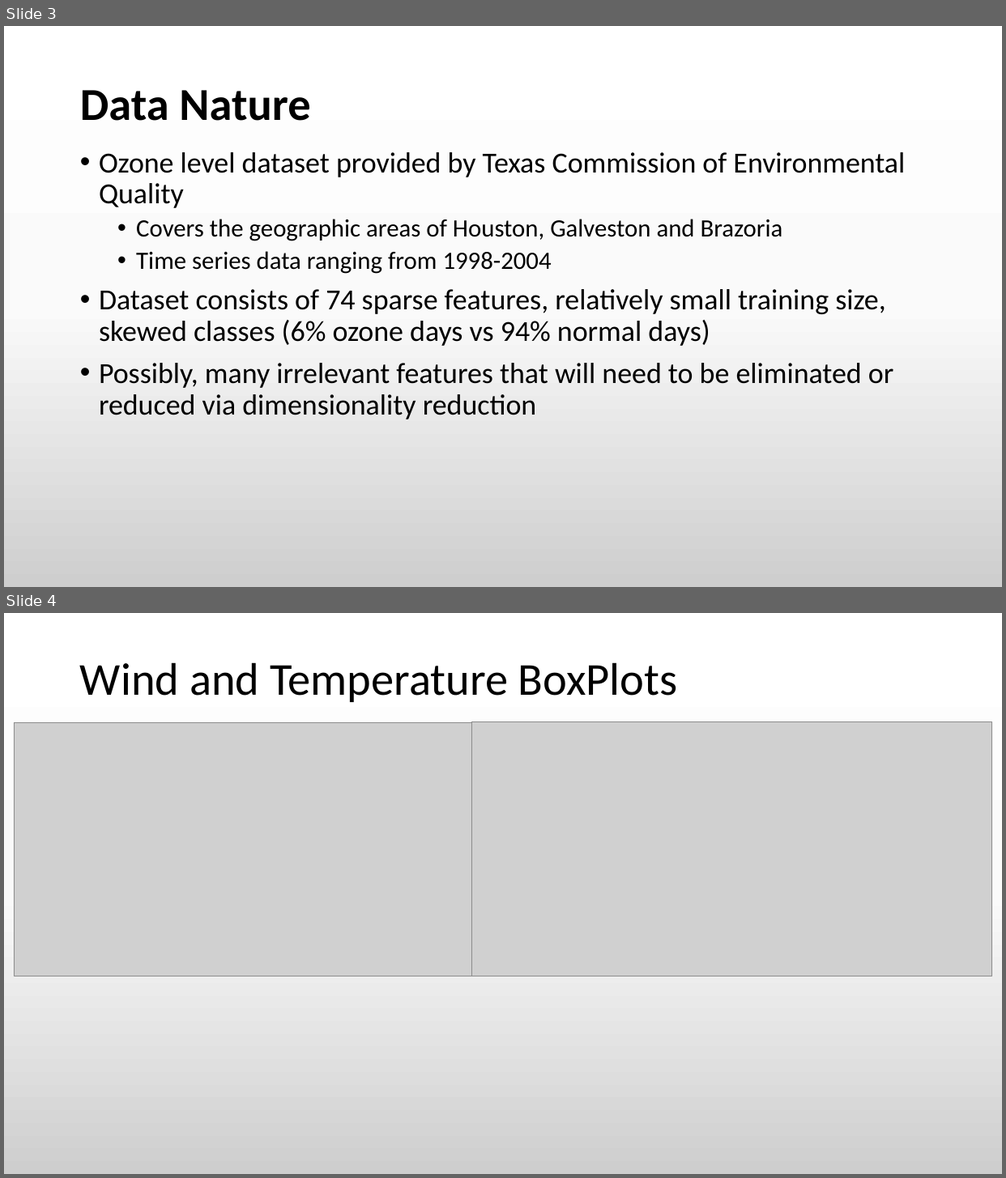
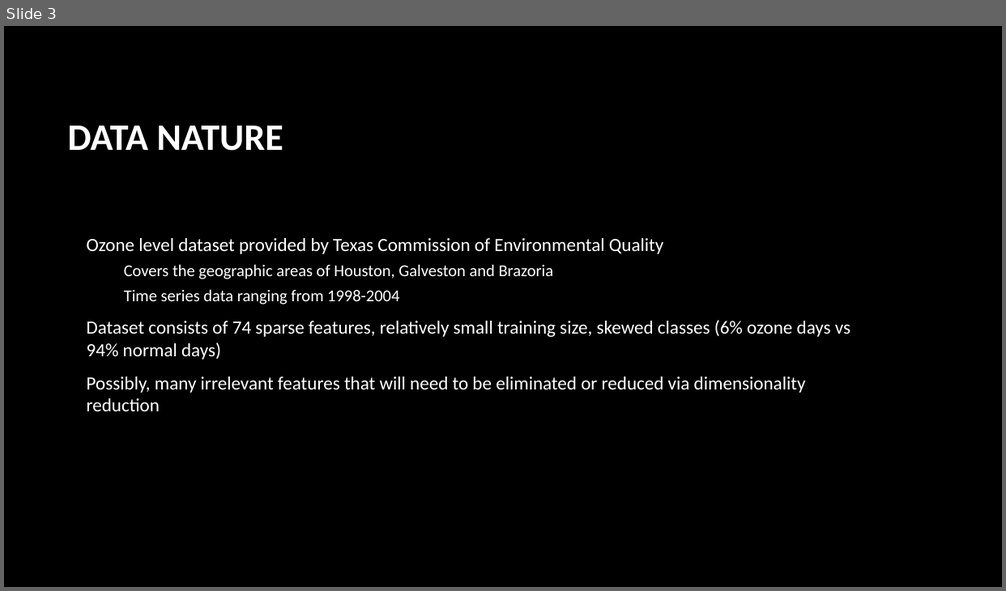
Before and after one commit to LilInformat/UofT-3253-OzoneAnalysis, a slide deck: Ozone Days Forecasting.pptx. Shown one above the other, each under a label of ours: slides 3 and 4 before the commit, slide 3 after it. The pictures are 1006x1178 and 1006x591 pixels, drawn with LibreOffice and Linux fonts; fonts in the diff are those of the drawing; grey boxes stand for pictures; background and template pictures are left out. Boxes give left, top, right and bottom in pixels: in the first picture for what was removed or moved away, otherwise in the second. Text is boxed around its words. In the diff, an @@ line names an element or a change of style, - is before the commit and + after.

Commit message:
Updated the Ozone Days Forecasting Powerpoint

```diff
--- a/Ozone Days Forecasting.pptx
+++ b/Ozone Days Forecasting.pptx
@@ slide 4 removed at bbox=[4, 613, 1002, 1174], background gradient #FFFFFF to #FAFAFA to #CECECE @@
@@ title removed at bbox=[80, 662, 678, 702] @@
-Wind and Temperature BoxPlots
@@ picture removed at bbox=[15, 723, 518, 977] @@
@@ picture removed at bbox=[472, 722, 992, 977] @@
@@ slide 3 changed as well @@
@@ background gradient #FFFFFF to #FAFAFA to #CECECE to picture (left out) @@
@@ title at bbox=[68, 126, 283, 151]: text changed; size 44 to 36 pt; text colour #000000 to #FFFFFF @@
-Data Nature
+DATA NATURE
@@ text "Ozone level dataset provided by ...": place and size @@
-text "Ozone level dataset provided by ..." at bbox=[99, 152, 905, 420]
+text "Ozone level dataset provided by ..." at bbox=[87, 238, 850, 412]
@@ text "Ozone level dataset provided by ..." at bbox=[87, 238, 850, 412]: size 28 to 18 pt in "Ozone level dataset provided by Texas Commission ...", "Dataset consists of 74 sparse features, relatively ...", "Possibly, many irrelevant features that will need ..."; text colour #000000 to #FFFFFF; size 24 to 16 pt in "Covers the geographic areas of Houston, Galveston ...", "Time series data ranging from 1998-2004"; line spacing 0.9 to 1; vertical alignment top to middle @@
```
Also in this commit, not shown: 2 other slides changed, 5 slides added, 2 other slides removed.
